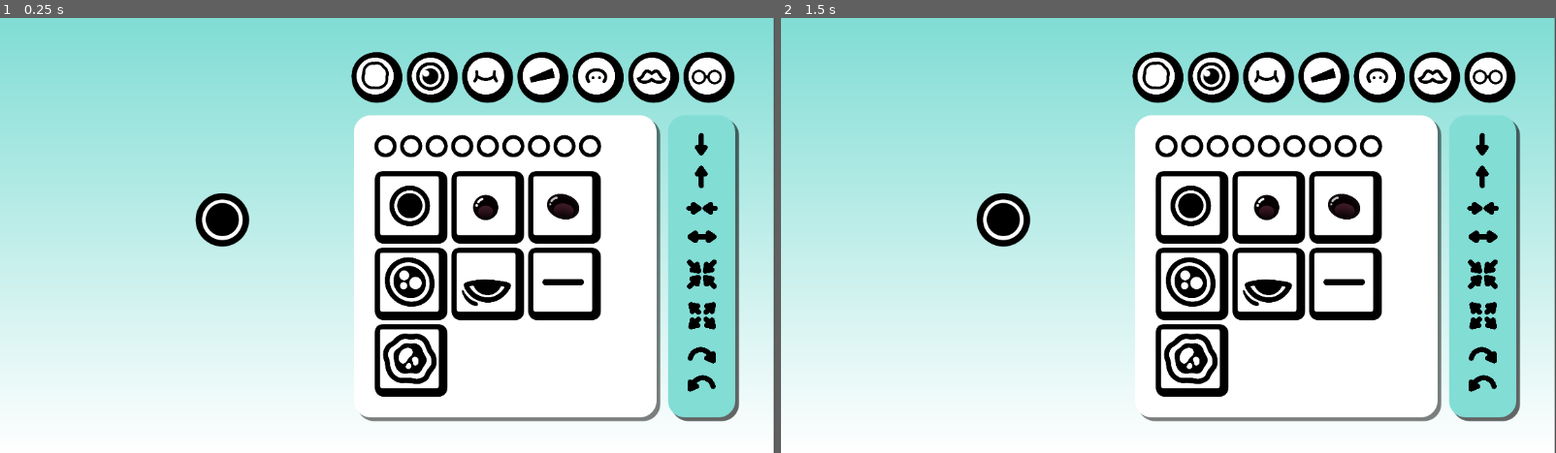
Above: before the commit, frames 1-2 (left to right).
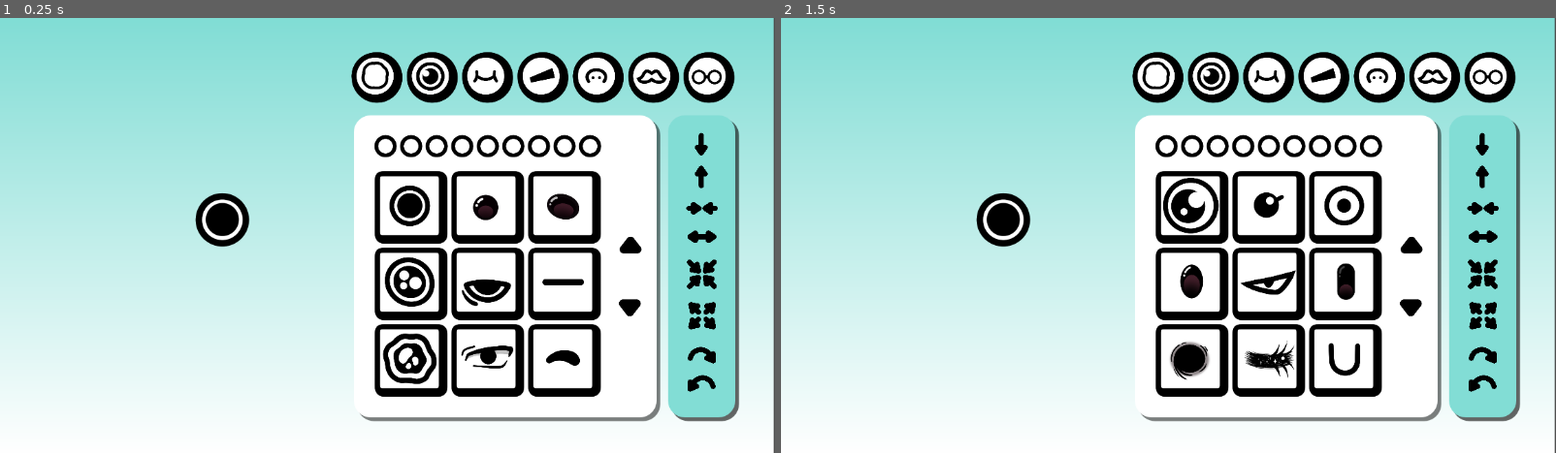
Above: after the commit, the same moments.

Repository: MoaOrLess/FloofMaker
Game: Godot game, scene res://SCENES/learning_2.tscn
The game is run twice, just before and just after one commit, with the same random seed, the same clock (stepped at 60 frames per second) and the same inputs. This scene is started directly instead of the project's main scene.
Inputs (mouse positions are in pixels of both pictures, inside the frame that each line leads up to; where the layout moved, square brackets give the same spot in the first picture):
- Up to frame 1 (0.25 s): no input
- Up to frame 2 (1.5 s): click (1408, 244) [1486, 178] at 0.5 s; click (1408, 309) [1486, 209] at 1.25 s

The runs differ from the first frame. In frame 1, 1.6% of the frame differs, in the area x 58-83%, y 50-88%; in frame 2, 4.1%, in the area x 49-83%, y 36-88%.

Commit message:
New art and Pages kinda work

Diff:
--- a/SCENES/learning_2.gd
+++ b/SCENES/learning_2.gd
@@ -18,11 +18,29 @@
 var EYE_DONE = preload("res://ART/Eye Done.png")
 var EYE_LINE_ = preload("res://ART/Eye Line .png")
 var EYE_WOBLE = preload("res://ART/Eye Woble.png")
+var EYE_ANIME = preload("res://ART/Eye Anime.png")
+var EYE_BLINK = preload("res://ART/Eye Blink.png")
+var EYE_CROSSED = preload("res://ART/Eye Crossed.png")
+var EYE_GURL = preload("res://ART/Eye Gurl.png")
+var EYE_INTENSE = preload("res://ART/Eye Intense.png")
+var EYE_KIRBY = preload("res://ART/Eye Kirby.png")
+var EYE_SHARP = preload("res://ART/Eye Sharp.png")
+var EYE_TIC_TAC = preload("res://ART/Eye TicTac.png")
+var EYE_TRAUMA = preload("res://ART/Eye Trauma.png")
+var EYE_TWINKLE = preload("res://ART/Eye Twinkle.png")
+var EYE_U = preload("res://ART/Eye U.png")
 
 
 var MOUTH_KIRBY = preload("res://ART/Mouth Kirby.png")
 var MOUTH_TOOF = preload("res://ART/Mouth Toof.png")
 var MOUTH_TREE = preload("res://ART/Mouth Tree.png")
+var MOUTH_LIP = preload("res://ART/Mouth Lip.png")
+var MOUTH_POUT = preload("res://ART/Mouth Pout.png")
+var MOUTH_SMOLLSMILE = preload("res://ART/Mouth Smollsmile.png")
+var MOUTH_V = preload("res://ART/Mouth V.png")
+var MOUTH_W = preload("res://ART/Mouth W.png")
+var MOUTH_BEAN = preload("res://ART/Mouth Bean.png")
+
 
 const BODY_ICON = preload("res://ART/Body Icon.png")
 const BROW_ICON = preload("res://ART/Brow Icon.png")
@@ -33,9 +51,15 @@
 const NOSE_ICON = preload("res://ART/Nose Icon.png")
 
 
-var EyeOption = [EYE_STARE, EYE_ROUND, EYE_CLASSIC, EYE_BIG, EYE_DONE,EYE_LINE_,EYE_WOBLE]
-var MouthOption = [MOUTH_KIRBY, MOUTH_TOOF, MOUTH_TREE]
+var EyeOption = [EYE_STARE, EYE_ROUND, EYE_CLASSIC, EYE_BIG, EYE_DONE, EYE_LINE_,EYE_WOBLE, EYE_ANIME,
+EYE_BLINK, EYE_CROSSED, EYE_GURL, EYE_INTENSE, EYE_KIRBY, EYE_SHARP, EYE_TIC_TAC, EYE_TRAUMA, EYE_TWINKLE, EYE_U]
+
+var MouthOption = [MOUTH_KIRBY, MOUTH_TOOF, MOUTH_TREE, MOUTH_LIP, MOUTH_POUT, MOUTH_SMOLLSMILE, MOUTH_V,
+MOUTH_W, MOUTH_BEAN]
+
 var CategoryOption = [BODY_ICON, EYE_ICON, MOUTH_ICON, BROW_ICON, NOSE_ICON, HAIR_ICON, EXTRA_ICON]
+
+var count = 0
 
 # Called when the node enters the scene tree for the first time.
 func _ready() -> void:
@@ -45,14 +69,22 @@
 
 # Called every frame. 'delta' is the elapsed time since the previous frame.
 func _process(delta: float) -> void:
-	pass
+	print(count)
 
 func create_eye_option_buttons():
-	for eye_sprite in EyeOption:
-		var button = BUTTON_PREFAB.instantiate()
-		var sprite = button.get_node("OptionButton/OptionSprite")
-		sprite.texture = eye_sprite
-		option_container.add_child(button)
+	for page_index in 9:
+			var button = BUTTON_PREFAB.instantiate()
+			var sprite = button.get_node("OptionButton/OptionSprite")
+			sprite.texture = EyeOption[count]
+			option_container.add_child(button)
+			count += 1
+			if count > EyeOption.size():
+				break
+
+
+func clear_eye_option_buttons():
+	for child in option_container.get_children():
+		option_container.remove_child(child)
 
 
 func create_mouth_option_buttons():
@@ -74,3 +106,17 @@
 
 func page_mouth():
 	create_mouth_option_buttons()
+
+
+func _on_texture_button_2_pressed() -> void:
+	print("pressed")
+	count = 9
+	clear_eye_option_buttons()
+	create_eye_option_buttons()
+
+
+func _on_texture_button_pressed() -> void:
+	print("pressed")
+	count = 0
+	clear_eye_option_buttons()
+	create_eye_option_buttons()
--- a/SCENES/learning_2.tscn
+++ b/SCENES/learning_2.tscn
@@ -1,7 +1,8 @@
-[gd_scene load_steps=15 format=3 uid="uid://bg6edh5d7u0v"]
+[gd_scene load_steps=16 format=3 uid="uid://bg6edh5d7u0v"]
 
 [ext_resource type="Texture2D" uid="uid://iu7mkhq8etxx" path="res://ART/UI LOOK.png" id="1_ny5bw"]
 [ext_resource type="Script" path="res://SCENES/learning_2.gd" id="1_t10gp"]
+[ext_resource type="Texture2D" uid="uid://c8mojrwefkpga" path="res://ART/Simple Up Button.png" id="2_5ownq"]
 [ext_resource type="Texture2D" uid="uid://bq3awijdlrigx" path="res://ART/Arrow Up.png" id="2_l6esw"]
 [ext_resource type="Texture2D" uid="uid://f4xpd4h14h8i" path="res://ART/Arrow In.png" id="3_aqovp"]
 [ext_resource type="Texture2D" uid="uid://bcbcub2nbp01g" path="res://ART/Collor Picker.png" id="4_8dvh8"]
@@ -77,6 +78,25 @@
 theme_override_constants/v_separation = 300
 columns = 3
 
+[node name="TextureButton" type="TextureButton" parent="UI/MainPanel"]
+layout_mode = 0
+offset_left = 366.0
+offset_top = 148.0
+offset_right = 666.0
+offset_bottom = 448.0
+scale = Vector2(0.3, 0.3)
+texture_normal = ExtResource("2_5ownq")
+
+[node name="TextureButton2" type="TextureButton" parent="UI/MainPanel"]
+layout_mode = 0
+offset_left = 365.0
+offset_top = 242.0
+offset_right = 665.0
+offset_bottom = 542.0
+scale = Vector2(0.3, 0.3)
+texture_normal = ExtResource("2_5ownq")
+flip_v = true
+
 [node name="HBoxContainer" type="HBoxContainer" parent="UI"]
 layout_mode = 0
 offset_left = 508.0
@@ -257,3 +277,6 @@
 position = Vector2(579.222, 324)
 scale = Vector2(0.598148, 0.598148)
 texture = ExtResource("1_ny5bw")
+
+[connection signal="pressed" from="UI/MainPanel/TextureButton" to="." method="_on_texture_button_pressed"]
+[connection signal="pressed" from="UI/MainPanel/TextureButton2" to="." method="_on_texture_button_2_pressed"]
Binary file added: ART/Eye Anime.png
Not shown, added: ART/Eye Anime.png.import
Binary file added: ART/Eye Blink.png
Not shown, added: ART/Eye Blink.png.import
Binary file added: ART/Eye Crossed.png
Not shown, added: ART/Eye Crossed.png.import
Binary file added: ART/Eye Gurl.png
Not shown, added: ART/Eye Gurl.png.import
Binary file added: ART/Eye Intense.png
Not shown, added: ART/Eye Intense.png.import
Binary file added: ART/Eye Kirby.png
Not shown, added: ART/Eye Kirby.png.import
(and 22 more such lines)
